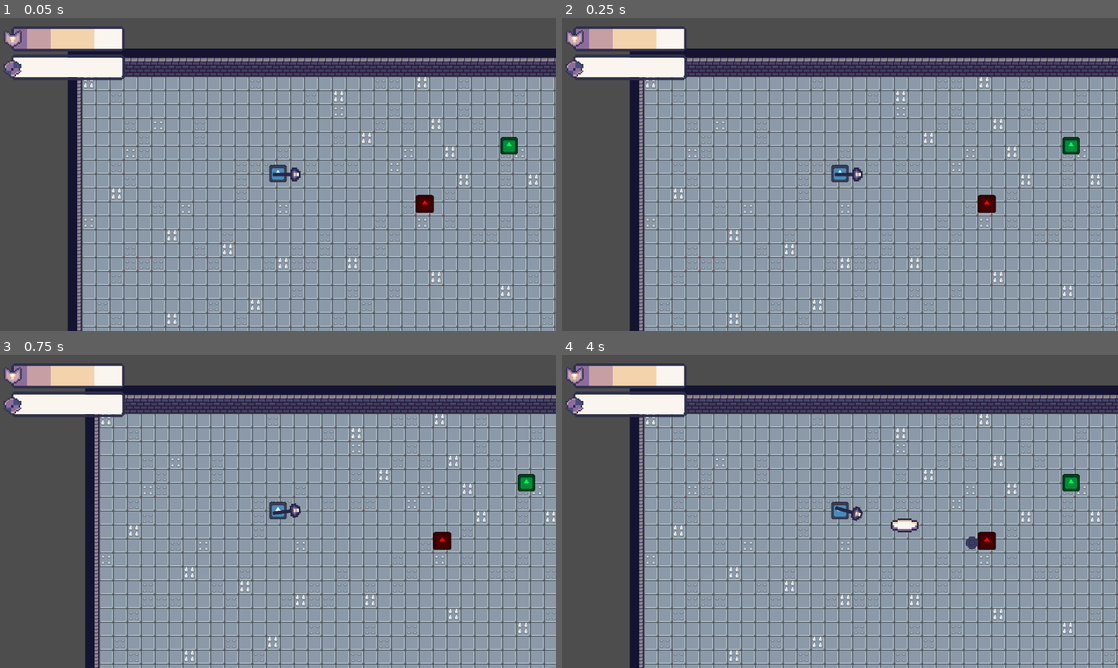
Above: before the commit, frames 1-4 (two rows, left to right).
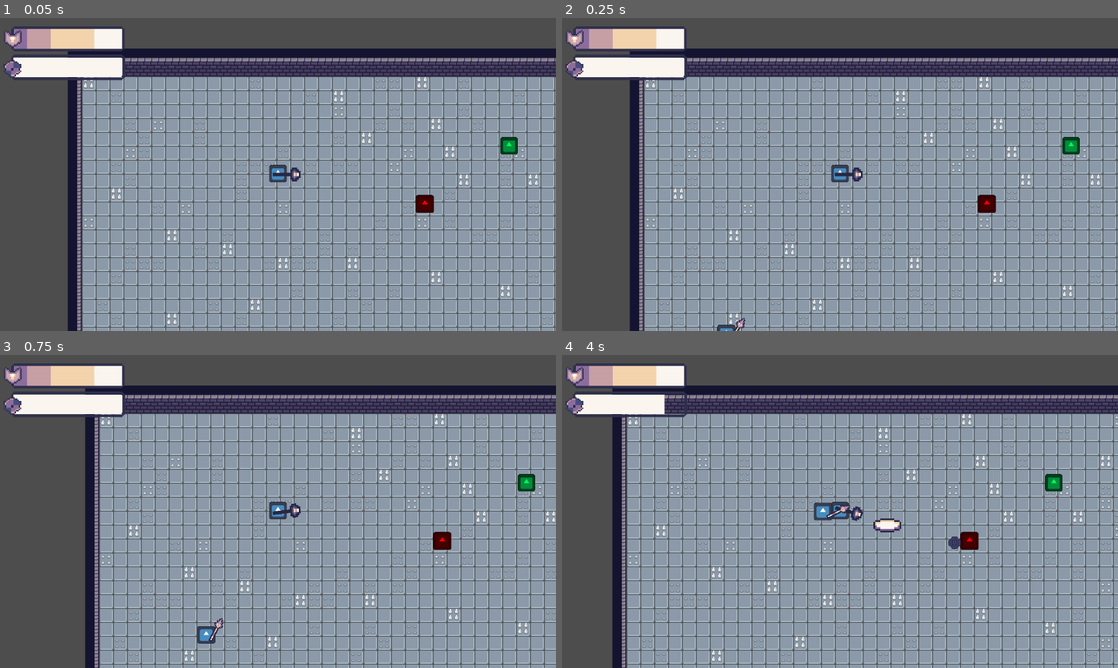
Above: after the commit, the same moments.

Repository: chabsseu/Stauffs-and-Magic
Game: Godot game, scene res://Scenes/Floors/test_world.tscn
The game is run twice, just before and just after one commit, with the same random seed, the same clock (stepped at 60 frames per second) and the same inputs. The engine's default icon, where the game draws it, is replaced by a stand-in: a white triangle on a blue panel in a dark square.
Inputs (mouse positions are in pixels of both pictures, inside the frame that each line leads up to):
- Up to frame 1 (0.05 s): no input
- Up to frame 2 (0.25 s): no input
- Up to frame 3 (0.75 s): move the mouse to (400, 495) at 0.52 s; tap A (A) at 0.6 s
- Up to frame 4 (4 s): tap D (D) at 0.8, 1.35 s; move the mouse to (728, 527) at 1.27 s; tap S (S) at 1.55, 2.1 s; move the mouse to (895, 442) at 2.02 s; tap W (W) at 2.3, 2.85 s; move the mouse to (812, 574) at 2.77 s; click (812, 574) at 3.05 s; move the mouse to (1006, 558) at 3.52 s; click (1006, 558) at 3.6 s; tap A (A) at 3.8 s

Frame 1 is identical in both runs. In frame 2, 0.1% of the frame differs, in the area x 27-33%, y 95-100%; in frame 3, 0.2%; in frame 4, 23%, in the area x 9-100%, y 10-100%.

Commit message:
make the melee enemy chase the player when enter the detection area

Diff:
--- a/Scenes/Enemies/spear_guy.tscn
+++ b/Scenes/Enemies/spear_guy.tscn
@@ -10,8 +10,12 @@
 [sub_resource type="CircleShape2D" id="CircleShape2D_o0ygb"]
 radius = 23.086792
 
+[sub_resource type="CircleShape2D" id="CircleShape2D_1ky8i"]
+radius = 273.24713
+
 [node name="spear_guy" type="CharacterBody2D" groups=["Enemy"]]
 script = ExtResource("1_o0ygb")
+speed = 100.0
 damage_node = ExtResource("2_1ky8i")
 
 [node name="Sprite2D" type="Sprite2D" parent="."]
@@ -33,5 +37,11 @@
 [node name="AttackCooldown" type="Timer" parent="."]
 one_shot = true
 
+[node name="DetectionArea" type="Area2D" parent="."]
+
+[node name="CollisionShape2D" type="CollisionShape2D" parent="DetectionArea"]
+shape = SubResource("CircleShape2D_1ky8i")
+
 [connection signal="body_entered" from="AttackArea" to="." method="_on_attack_area_body_entered"]
 [connection signal="body_exited" from="AttackArea" to="." method="_on_attack_area_body_exited"]
+[connection signal="body_entered" from="DetectionArea" to="." method="_on_detection_area_body_entered"]
--- a/Scripts/Enemies/spear_guy.gd
+++ b/Scripts/Enemies/spear_guy.gd
@@ -1,64 +1,95 @@
 extends CharacterBody2D
 
-@export var speed = 300
-@export var max_health = 5
-@export var damage_node : PackedScene
-var current_health = max_health
+@export var speed: float = 300
+@export var max_health: int = 5
+@export var damage_node: PackedScene
 
-var player_in_range = false
-var attacking = false
+var current_health: int
+var player_in_range: bool = false
+var attacking: bool = false
+var chase: bool = false
+var player: Node2D = null
 
 @onready var spear = $Spear
-@onready var animation_player = spear.get_node_or_null("AnimationPlayer")
-@onready var attack_area = $AttackArea
-@onready var attack_cooldown = $AttackCooldown
+@onready var animation_player: AnimationPlayer = spear.get_node_or_null("AnimationPlayer")
+@onready var attack_area: Area2D = $AttackArea
+@onready var attack_cooldown: Timer = $AttackCooldown
+@onready var detection_area: Area2D = $DetectionArea  # Add this node in the scene
 
-func _ready():
+func _ready() -> void:
+	current_health = max_health
+
 	if animation_player == null:
 		push_error("⚠️ AnimationPlayer not found inside Spear scene!")
 
-	attack_area.connect("body_entered", Callable(self, "_on_attack_area_body_entered"))
-	attack_area.connect("body_exited", Callable(self, "_on_attack_area_body_exited"))
+	# Connect signals
+	attack_area.body_entered.connect(_on_attack_area_body_entered)
+	attack_area.body_exited.connect(_on_attack_area_body_exited)
+	detection_area.body_entered.connect(_on_detection_area_body_entered)
+	detection_area.body_exited.connect(_on_detection_area_body_exited)
 
-func _process(delta):
-	if player_in_range and not attacking and not attack_cooldown.is_stopped():
-		# cooldown still running, skip attack
-		return
+func _physics_process(delta: float) -> void:
+	# Stop movement while attacking
+	if attacking:
+		velocity = Vector2.ZERO
+	elif chase and player != null:
+		var direction = (player.global_position - global_position).normalized()
+		velocity = direction * speed
+	else:
+		velocity = Vector2.ZERO
 
-	if player_in_range and not attacking:
+	move_and_slide()
+
+	# Attack if player is in range and not on cooldown
+	if player_in_range and not attacking and attack_cooldown.time_left == 0:
 		attack()
 
-func attack():
+func attack() -> void:
 	if animation_player == null:
 		return
 
 	attacking = true
 	animation_player.play("attack")
 
+	# Wait for attack animation to finish
 	await animation_player.animation_finished
 
 	attacking = false
-	attack_cooldown.start(2.5)  # start cooldown after attack
+	attack_cooldown.start(2.5)  # cooldown after attack
 
+func take_damage(amount: int) -> void:
+	if damage_node != null:
+		var damage = damage_node.instantiate()
+		var label = damage.get_node_or_null("Label")
+		if label:
+			label.text = str(amount)
+		damage.global_position = global_position
+		get_parent().add_child(damage)
 
-func take_damage(amount: int):
-	var damage = damage_node.instantiate()
-	damage.find_child("Label").text = str(amount)
-	damage.position = position
-	get_parent().add_child(damage)
 	current_health -= amount
 	print("Enemy Health: %d" % current_health)
+
 	if current_health <= 0:
 		die()
 
-func die():
+func die() -> void:
 	queue_free()
 
-
-func _on_attack_area_body_entered(body):
+func _on_attack_area_body_entered(body: Node) -> void:
 	if body.is_in_group("Player"):
 		player_in_range = true
+		player = body
 
-func _on_attack_area_body_exited(body):
+func _on_attack_area_body_exited(body: Node) -> void:
 	if body.is_in_group("Player"):
 		player_in_range = false
+
+func _on_detection_area_body_entered(body: Node) -> void:
+	if body.is_in_group("Player"):
+		player = body
+		chase = true
+
+func _on_detection_area_body_exited(body: Node) -> void:
+	if body.is_in_group("Player"):
+		player = null
+		chase = false
Not shown: 1 places in Scenes/Enemies/spear_guy.tscn that only renumber resources
